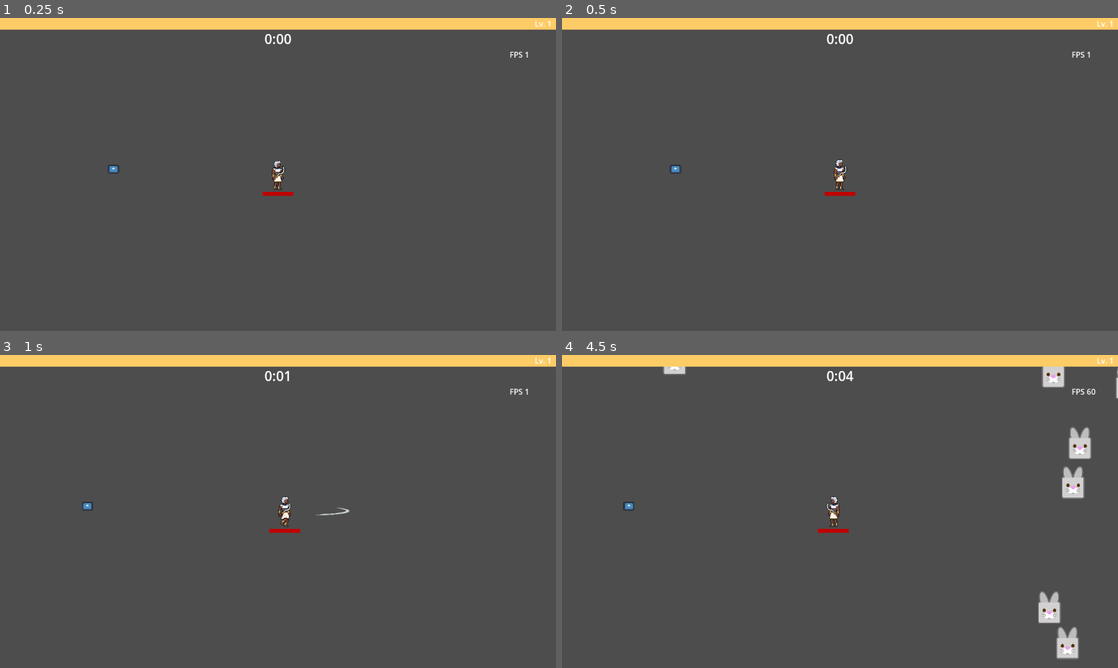
Above: before the commit, frames 1-4 (two rows, left to right).
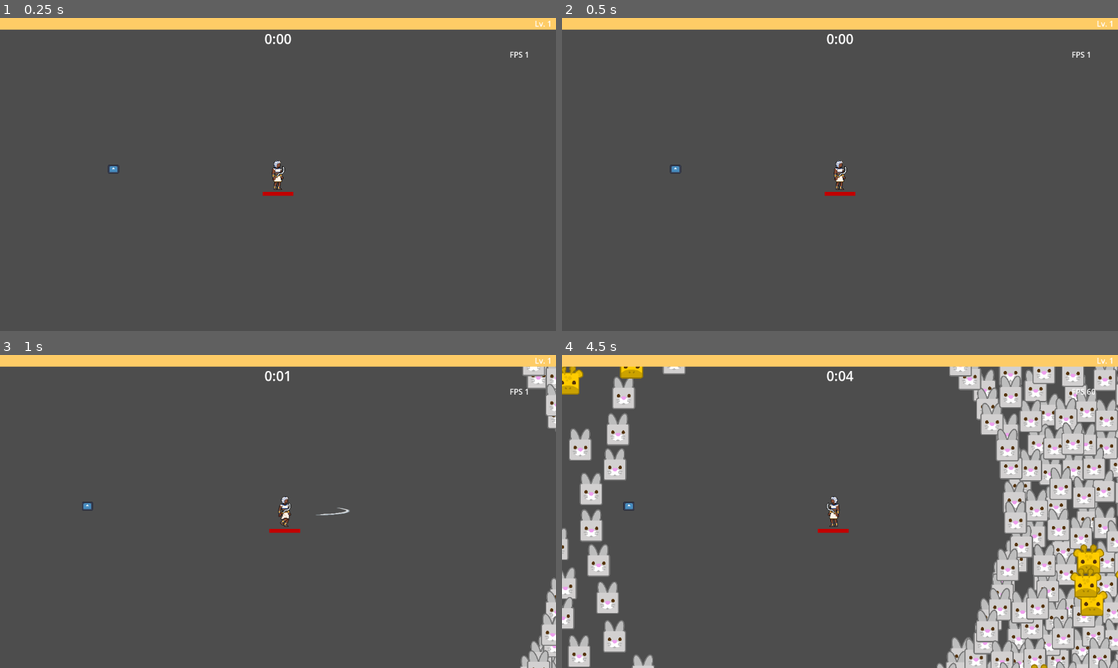
Above: after the commit, the same moments.

Repository: Boushitou/Q3_Nil_Survivor
Game: Godot game, scene res://Scenes/main_game.tscn
Two runs of this game, one before a commit and one after it. Both use one fixed random seed, a clock stepped at 60 frames per second and the inputs below. The engine's default icon, where the game draws it, is replaced by a stand-in: a white triangle on a blue panel in a dark square.
Inputs:
- Up to frame 1 (0.25 s): no input
- Up to frame 2 (0.5 s): no input
- Up to frame 3 (1 s): tap Enter at 0.5 s; hold D (move_right) from 0.53 s (still down)
- Up to frame 4 (4.5 s): release D (move_right) at 1.28 s; hold S (move_down) 1.28-2.03 s; hold D (move_right) 2.03-2.78 s; hold W (move_up) 2.78-3.53 s; hold Q (move_left) from 3.53 s (still down)

Frame 1 is identical in both runs. In frame 2, less than 0.1% of the frame differs, in the area x 48-52%, y 45-52%; in frame 3, 1.5%; in frame 4, 26%, in the area x 0-100%, y 3-100%.

Commit message:
Corrected bug with weapon collision.

Diff:
--- a/Scenes/Player.tscn
+++ b/Scenes/Player.tscn
@@ -76,7 +76,7 @@
 [node name="AnimatedSprite2D" type="AnimatedSprite2D" parent="Body" node_paths=PackedStringArray("player_controller")]
 sprite_frames = SubResource("SpriteFrames_cghne")
 animation = &"idle"
-frame_progress = 0.542849
+frame_progress = 0.777795
 script = ExtResource("10_yf6mg")
 player_controller = NodePath("../..")
 
@@ -136,7 +136,7 @@
 
 [node name="Health" type="Node" parent="."]
 script = ExtResource("6_lf85x")
-total_health = 120
+total_health = 99999
 
 [node name="Inventory" type="Node" parent="."]
 process_priority = -1
--- a/Scenes/main_game.tscn
+++ b/Scenes/main_game.tscn
@@ -6,8 +6,8 @@
 [ext_resource type="Script" path="res://Scripts/Systems/CameraFollow.gd" id="5_mlmmy"]
 [ext_resource type="PackedScene" uid="uid://cjegdqifbh18b" path="res://Scenes/GameCanvas.tscn" id="6_blb7o"]
 [ext_resource type="Script" path="res://Scripts/Enemies/EnemiesManager.gd" id="6_ql5bx"]
+[ext_resource type="Resource" uid="uid://s18gyu0c4vwh" path="res://Data/Waves/wavetroll.tres" id="7_alxos"]
 [ext_resource type="Script" path="res://Scripts/Enemies/EnemySpawner.gd" id="7_dhjye"]
-[ext_resource type="Resource" uid="uid://bwhux13w4ad2p" path="res://Data/Waves/wave1.tres" id="7_eys2x"]
 [ext_resource type="Resource" uid="uid://bmh5pfw8h3mqh" path="res://Data/Waves/wave2.tres" id="7_mered"]
 [ext_resource type="Resource" uid="uid://dhtrl42tt5ogm" path="res://Data/Enemies/0_beetle.tres" id="9_bhl7t"]
 [ext_resource type="Resource" uid="uid://bsp7y18w33ux1" path="res://Data/Waves/wave3.tres" id="9_wf2w0"]
@@ -272,7 +272,7 @@
 
 [node name="EnemySpawner" type="Node" parent="EnemiesManager"]
 script = ExtResource("7_dhjye")
-waves = Array[Resource("res://Data/WaveData.gd")]([ExtResource("7_eys2x"), ExtResource("7_mered"), ExtResource("9_wf2w0"), ExtResource("10_rkblb")])
+waves = Array[Resource("res://Data/WaveData.gd")]([ExtResource("7_alxos"), ExtResource("7_mered"), ExtResource("9_wf2w0"), ExtResource("10_rkblb")])
 enemies_data = Array[Resource("res://Data/EnemyData.gd")]([ExtResource("9_bhl7t"), ExtResource("10_hrgb2"), ExtResource("13_y3egy"), ExtResource("14_qs507"), ExtResource("15_2ams7")])
 
 [node name="XpOrbManager" type="Node" parent="EnemiesManager"]
--- a/Scripts/Items/Weapons/WeaponsCollision.gd
+++ b/Scripts/Items/Weapons/WeaponsCollision.gd
@@ -44,5 +44,3 @@
 func apply_damage():
 	for enemy in enemies_in_range:
 		enemy.take_damage(damage, force)
-		if not enemy.is_visible():
-			enemies_in_range.erase(enemy)
